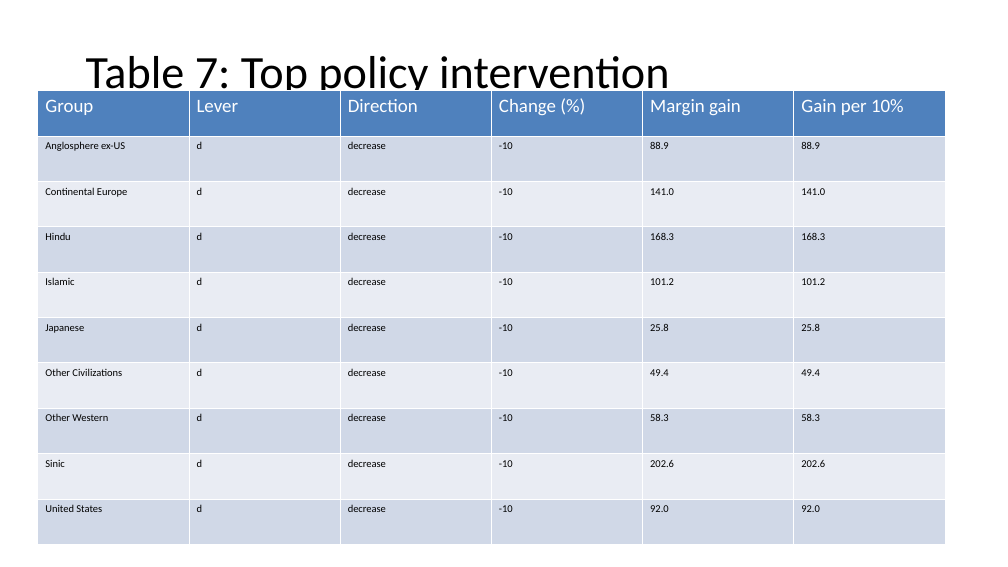
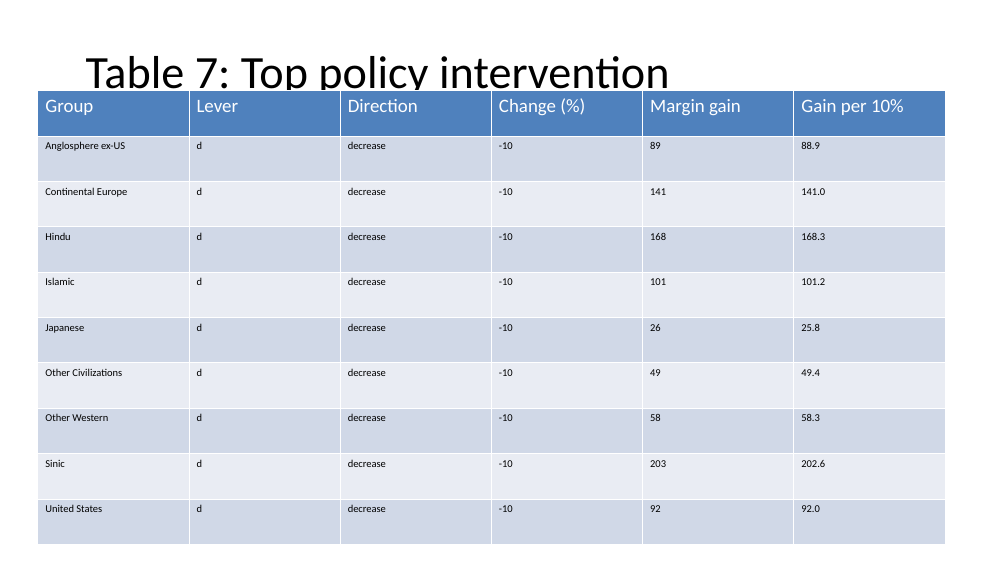
Before and after one commit to bougtoir/medical-accident-its-analysis, a slide deck: slide 12 of researcher_mobility_ode/docs/manuscript_full_article_figures.pptx. Drawn at 1008x567 pixels with LibreOffice and Linux fonts; fonts in the diff are those of the drawing. Boxes give left, top, right and bottom in pixels: in the first picture for what was removed or moved away, otherwise in the second. Text is boxed around its words. In the diff, an @@ line names an element or a change of style, - is before the commit and + after.

```diff
--- a/researcher_mobility_ode/docs/manuscript_full_article_figures.pptx
+++ b/researcher_mobility_ode/docs/manuscript_full_article_figures.pptx
@@ table at bbox=[38, 91, 945, 544] @@
-row 2, column 5: 88.9
+row 2, column 5: 89
-row 3, column 5: 141.0
+row 3, column 5: 141
-row 4, column 5: 168.3
+row 4, column 5: 168
-row 5, column 5: 101.2
+row 5, column 5: 101
-row 6, column 5: 25.8
+row 6, column 5: 26
-row 7, column 5: 49.4
+row 7, column 5: 49
-row 8, column 5: 58.3
+row 8, column 5: 58
-row 9, column 5: 202.6
+row 9, column 5: 203
-row 10, column 5: 92.0
+row 10, column 5: 92
```
Also in this commit, not shown: 4 other slides changed, 7 other files.
